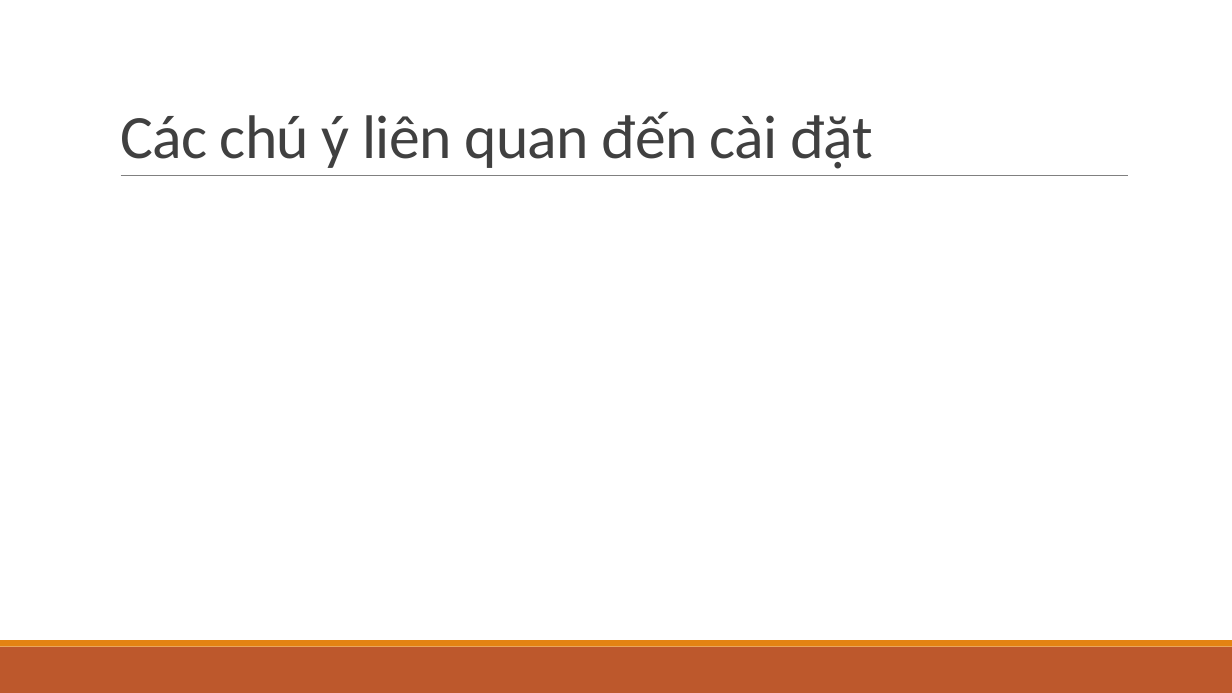
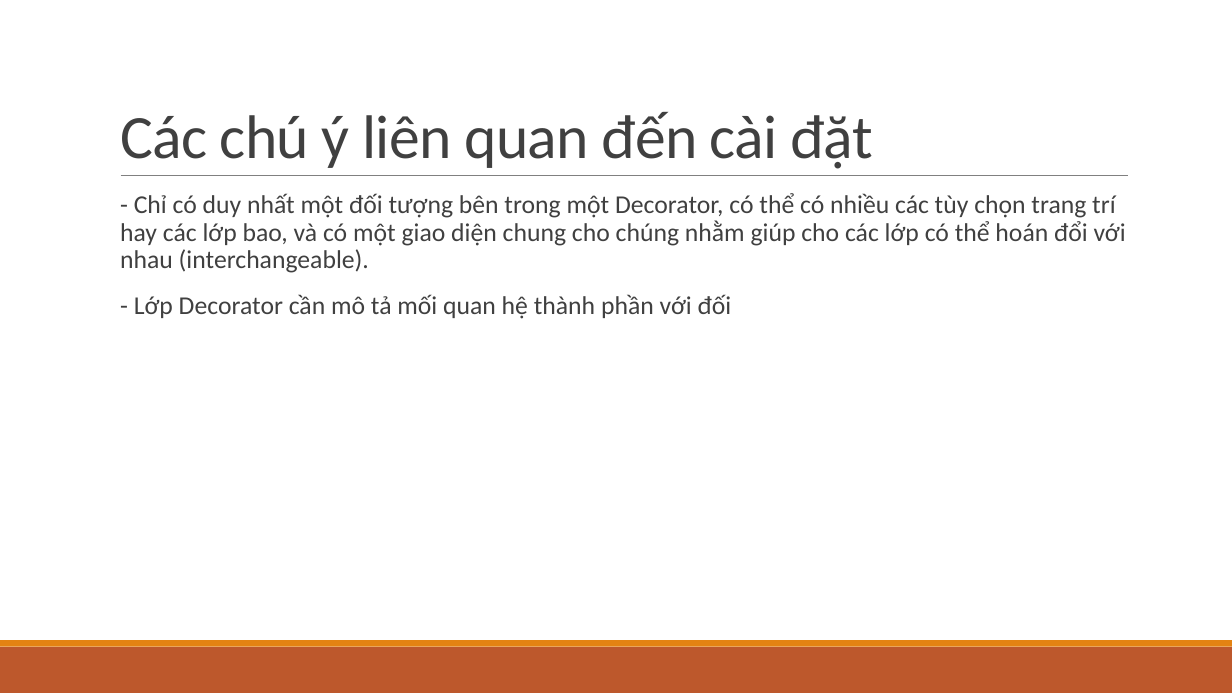
Before and after one commit to ChrisJamison/design_pattern, a slide deck: slide 13 of DP version 1.1.pptx. Drawn at 1232x693 pixels with LibreOffice and Linux fonts; fonts in the diff are those of the drawing. Boxes give left, top, right and bottom in pixels: in the first picture for what was removed or moved away, otherwise in the second. Text is boxed around its words. In the diff, an @@ line names an element or a change of style, - is before the commit and + after.

```diff
--- a/DP version 1.1.pptx
+++ b/DP version 1.1.pptx
@@ text added at (120, 193, 1126, 319), 20 pt, text #404040 @@
+  - Chỉ có duy nhất một đối tượng bên trong một Decorator, có thể có nhiều các tùy chọn trang trí hay các lớp bao, và có một giao diện chung cho chúng nhằm giúp cho các lớp có thể hoán đổi với nhau (interchangeable).
+  - Lớp Decorator cần mô tả mối quan hệ thành phần với đối
```
Also in this commit, not shown: 7 other slides changed, 1 slide added, 1 slide removed.
